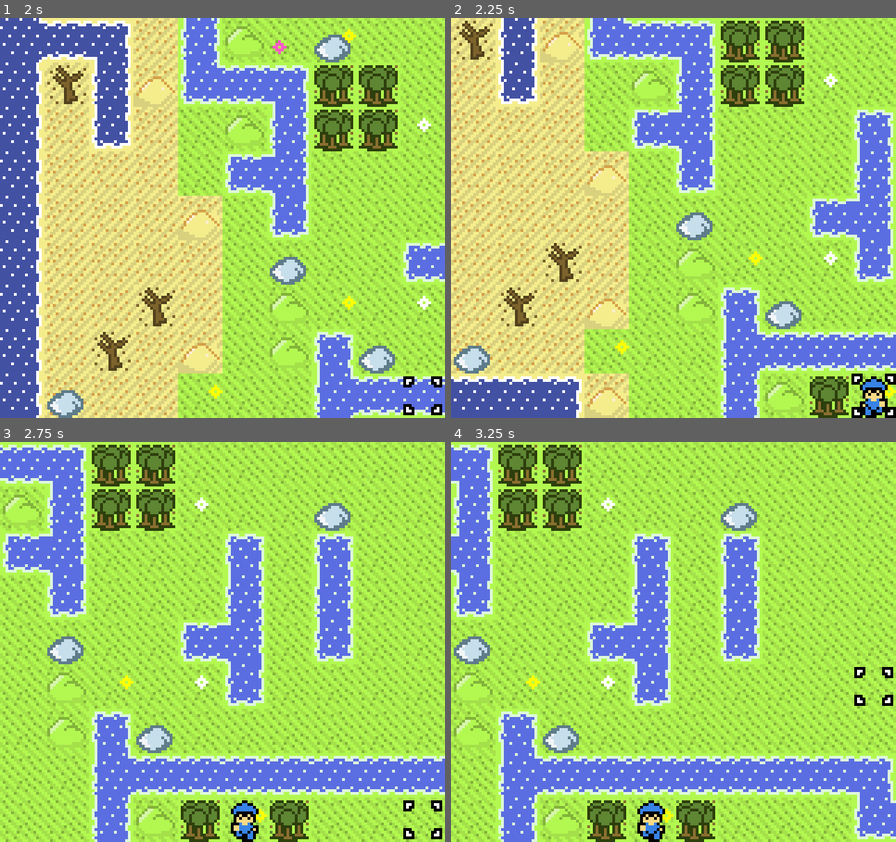
Above: before the commit, frames 1-4 (two rows, left to right).
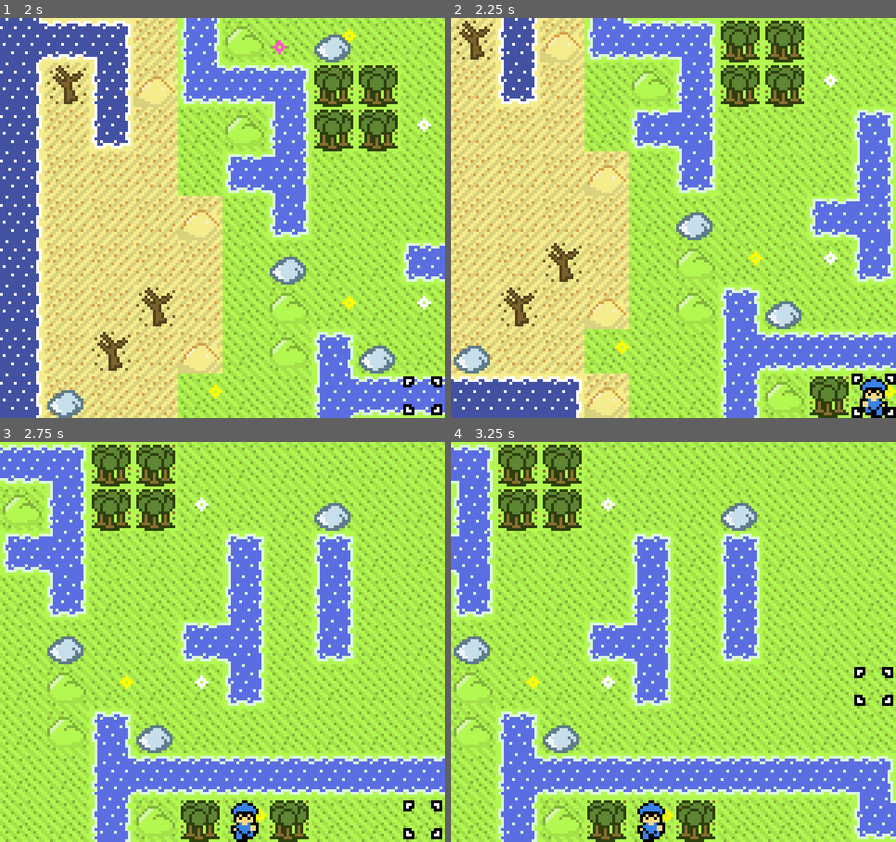
Above: after the commit, the same moments.

Repository: SummonerL/GuildBuilders
Game: Godot game, scene res://Scenes/Overworld/Overworld_Scene.tscn
The game is run twice, just before and just after one commit, with the same random seed, the same clock (stepped at 60 frames per second) and the same inputs.
Inputs:
- Up to frame 1 (2 s): tap Enter (ui_accept) at 0.5, 0.77, 1.52 s; hold Right (ui_right) 0.53-1.28 s; hold Down (ui_down) from 1.28 s (still down)
- Up to frame 2 (2.25 s): release Down (ui_down) at 2.03 s; hold Right (ui_right) from 2.03 s (still down)
- Up to frame 3 (2.75 s): keep holding Right (ui_right)
- Up to frame 4 (3.25 s): release Right (ui_right) at 2.78 s; hold Up (ui_up) from 2.78 s (still down); tap Enter (ui_accept) at 3.02 s

Frame 1 is identical in both runs. In frame 2, less than 0.1% of the frame differs, in the area x 91-99%, y 95-100%; in frame 3, less than 0.1%; in frame 4, less than 0.1%.

Commit message:
finished a* and added movement sound

Diff:
--- a/Autoload/Game_Constants.gd
+++ b/Autoload/Game_Constants.gd
@@ -12,7 +12,7 @@
 
 const CANT_MOVE = 999999
 
-const MOVE_ANIM_SPEED = .015 # how fast the player moves to the target tile
+const MOVE_ANIM_SPEED = .012 # how fast the player moves to the target tile
 
 enum DIRECTIONS {
 	UP,
--- a/Entities/Player/Units/Angler_Female.gd
+++ b/Entities/Player/Units/Angler_Female.gd
@@ -1,9 +1,11 @@
 extends "res://Entities/Player/Units/Unit_Class.gd"
+
+func get_unit_move_sound():
+	return unit_move_sound
 
 func unit_init():
 	unit_pos_x = 19
 	unit_pos_y = 4
-
 	unit_name = "Female Angler"
 
 	base_move = 6
@@ -12,4 +14,5 @@
 									unit_pos_y*constants.TILE_HEIGHT)
 
 func _ready():
+	unit_base_init()
 	unit_init()
--- a/Entities/Player/Units/Angler_Female.tscn
+++ b/Entities/Player/Units/Angler_Female.tscn
@@ -18,7 +18,6 @@
 
 [node name="Angler_Female_Sprite" type="AnimatedSprite" parent="."]
 frames = SubResource( 1 )
-frame = 1
 speed_scale = 0.5
 playing = true
 centered = false
--- a/Entities/Player/Units/Angler_Male.gd
+++ b/Entities/Player/Units/Angler_Male.gd
@@ -12,4 +12,5 @@
 									unit_pos_y*constants.TILE_HEIGHT)
 
 func _ready():
+	unit_base_init()
 	unit_init()
--- a/Entities/Player/Units/Angler_Male.tscn
+++ b/Entities/Player/Units/Angler_Male.tscn
@@ -18,6 +18,7 @@
 
 [node name="Angler_Male_Sprite" type="AnimatedSprite" parent="."]
 frames = SubResource( 1 )
+frame = 1
 speed_scale = 0.5
 playing = true
 centered = false
--- a/Entities/Player/Units/Unit_Class.gd
+++ b/Entities/Player/Units/Unit_Class.gd
@@ -17,6 +17,10 @@
 # a set of Vector2s that are currently eligible for movement (doesn't' include distance)
 var movement_set = []
 
+# the unit's movement sound
+onready var unit_move_sound = preload("res://Music/Unit_Move_Sound.wav")
+var unit_move_sound_node = null
+
 # this dict will be used to track the eligible movement tiles, as well as their total distance
 var eligible_tile_tracker = {}
 
@@ -29,6 +33,12 @@
 
 # the unit's name
 var unit_name = ""
+
+# initialize the unit (all units will need to call this)
+func unit_base_init():
+	unit_move_sound_node = AudioStreamPlayer.new()
+	unit_move_sound_node.stream = unit_move_sound
+	add_child(unit_move_sound_node)
 
 # set unit position
 func set_unit_pos(target_x, target_y):
@@ -49,12 +59,14 @@
 
 func enable_select_tile_state(timer = null):
 	player.player_state = player.PLAYER_STATE.SELECTING_TILE
+	unit_move_sound_node.stop()
 	if (timer):
 		timer.stop()
 		remove_child(timer)
 
 func enable_animate_movement_state(timer = null):
 	player.player_state = player.PLAYER_STATE.ANIMATING_MOVEMENT
+	unit_move_sound_node.play()
 	if (timer):
 		timer.stop()
 		remove_child(timer)
@@ -348,35 +360,42 @@
 				continue
 
 			# keep track of the parent
-			child.parent = cheapest_tile
+			var parent = cheapest_tile
 
 			# create the f, g, and h values, unless the child is the target
-			# in that case, leave the f cost as 0
-			child.g = child.parent.g + (child.tile_cost*2)
+			# in that case, leave the h cost as 0
+			var g = cheapest_tile.g + child.tile_cost
+			#child.g = child.parent.g + child.tile_cost
 			# experiment with different heuristics for more interesting
 			# pathfinding
-			child.h = abs(child.pos_x - target_x) + abs(child.pos_y + target_y)
+			var h = abs(child.pos_x - target_x) + abs(child.pos_y - target_y)
 			if (child.pos_x == target_x && child.pos_y == target_y):
-				child.h = 0
-				child.g = 0
-			#child.h = pow(child.pos_x - target_x, 2) + pow(child.pos_y - target_y, 2)
-			child.f = child.g + child.h
-
-
-
+				h = 0
+
+			var f = g + h
 
 			# if the child is already in the open list,
 			# and the current child's g cost is higher than
 			# what's in the open list, continue
-			var addTile = true
+			var addTileBool = true
+
 			for open in open_list:
 				if (open.pos_x == child.pos_x && open.pos_y == child.pos_y):
-					if (child.g > open.g):
-						addTile = false
+					if (g > open.g):
+						addTileBool = false
+
+
 
 			# add the child to the open list!
-			if (addTile):
+			if (addTileBool == true):
+				child.parent = parent
+				child.g = g
+				child.h = h
+				child.f = f
 				open_list.push_back(child)
 
+	print("Final Path --")
+	for tile in path:
+		print("(" + String(tile.pos_x) + ", " + String(tile.pos_y) + ")")
 	# return the path
 	return path
--- a/Scenes/Overworld/Overworld_Scene.tscn
+++ b/Scenes/Overworld/Overworld_Scene.tscn
@@ -13,7 +13,7 @@
 tile_set = ExtResource( 1 )
 cell_size = Vector2( 16, 16 )
 format = 1
-tile_data = PoolIntArray( -327662, 2, 4, -327661, 2, 5, -327 …(2230 unchanged characters)… 3, 0, 15, 3, 0, 16, 3, 0, 17, 3, 0, 18, 8, 0, 19, 8, 0, 20, 3, 0, 21, 3, 0, 22, 3, 0, 23, 3 …(7361 unchanged characters)…
+tile_data = PoolIntArray( -327662, 2, 4, -327661, 2, 5, -327 …(2230 unchanged characters)… 3, 0, 15, 3, 0, 16, 3, 0, 17, 3, 0, 18, 3, 0, 19, 3, 0, 20, 3, 0, 21, 3, 0, 22, 3, 0, 23, 3 …(7361 unchanged characters)…
 script = ExtResource( 3 )
 
 [node name="World_Map_L2" type="TileMap" parent="." groups=[
@@ -22,5 +22,5 @@
 tile_set = ExtResource( 1 )
 cell_size = Vector2( 16, 16 )
 format = 1
-tile_data = PoolIntArray( -196601, 12, 0, -196595, 12, 0, -65534, 12, 0, 65544, 12, 0, 131091, 12, 0, 262141, 12, 0, 196621, 12, 0, 196627, 12, 0, 393223, 12, 0, 393243, 12, 0, 458779, 12, 0, 524297, 12, 0, 524315, 12, 0, 589826, 12, 0, 589850, 12, 0, 589851, 12, 0 )
+tile_data = PoolIntArray( -196601, 12, 0, -196595, 12, 0, -65534, 12, 0, 65544, 12, 0, 65555, 12, 0, 131091, 12, 0, 262141, 12, 0, 196621, 12, 0, 196627, 12, 0, 393223, 12, 0, 393243, 12, 0, 458779, 12, 0, 524297, 12, 0, 524315, 12, 0, 589826, 12, 0, 589850, 12, 0, 589851, 12, 0 )
 script = ExtResource( 3 )
Not shown, added: Entities/Player/Assets/Unit_Move_Sound.wav.import
Not shown, added: Entities/Player/Assets/Unit_Move_Sound.wav
